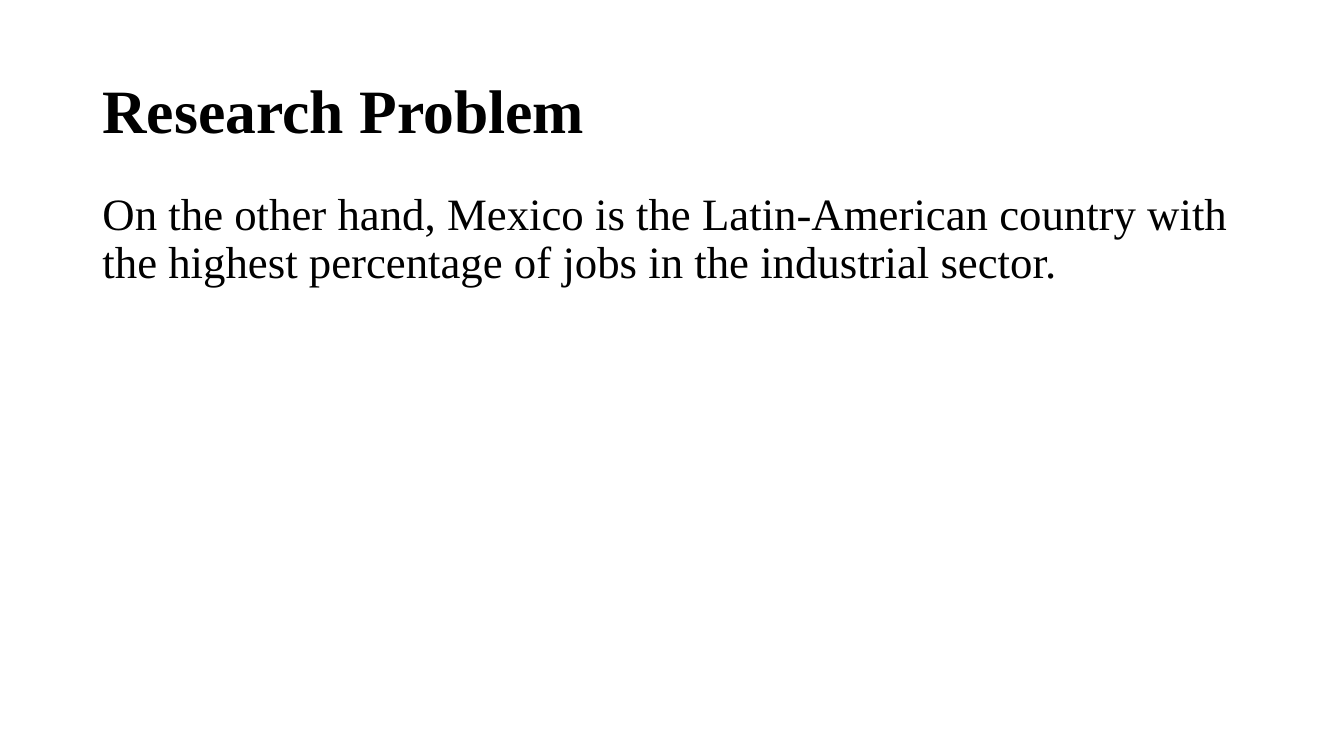
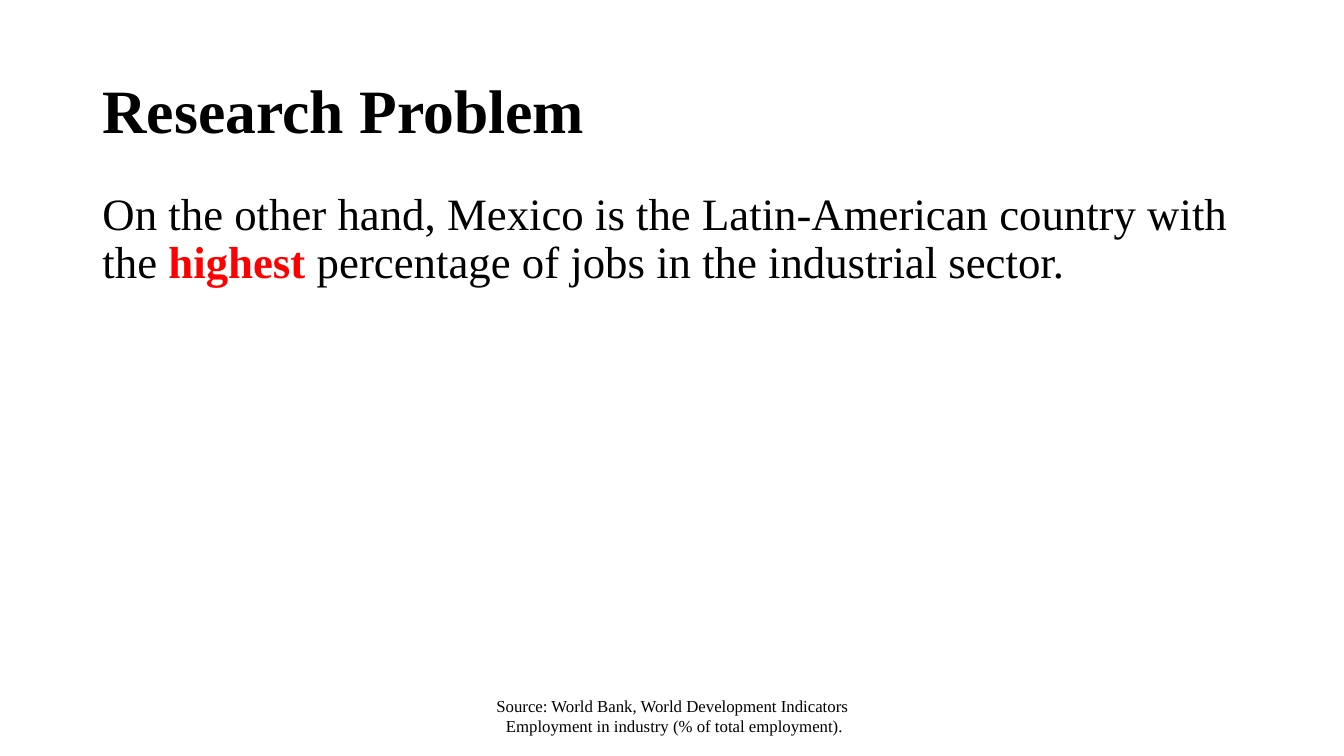
Before and after one commit to ilopezmoreno/Chapter1-PhDthesis, a slide deck: slide 5 of Slides. Chapter1-PhDthesis.pptx (slide 4 before the commit). Drawn at 1344x756 pixels with LibreOffice and Linux fonts; fonts in the diff are those of the drawing. Boxes give left, top, right and bottom in pixels: in the first picture for what was removed or moved away, otherwise in the second. Text is boxed around its words. In the diff, an @@ line names an element or a change of style, - is before the commit and + after.

```diff
--- a/Slides. Chapter1-PhDthesis.pptx
+++ b/Slides. Chapter1-PhDthesis.pptx
@@ text "On the other hand, Mexico ..." at (102,199,1227,288): text colour #000000 to #FF0000, bold on in "highest" @@
@@ text added at (496,700,848,736), 12 pt, text #000000 @@
+Source: World Bank, World Development Indicators
+Employment in industry (% of total employment).
```
Also in this commit, not shown: 8 other slides changed, 55 slides added, 6 slides removed, 5 other files.
